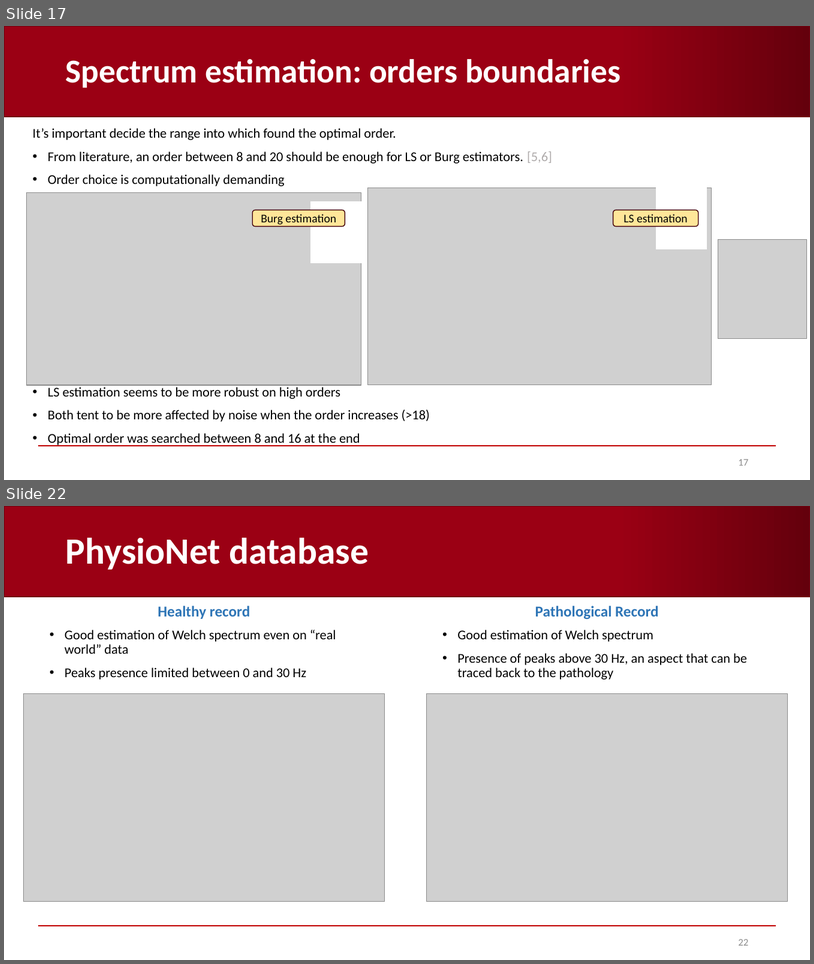
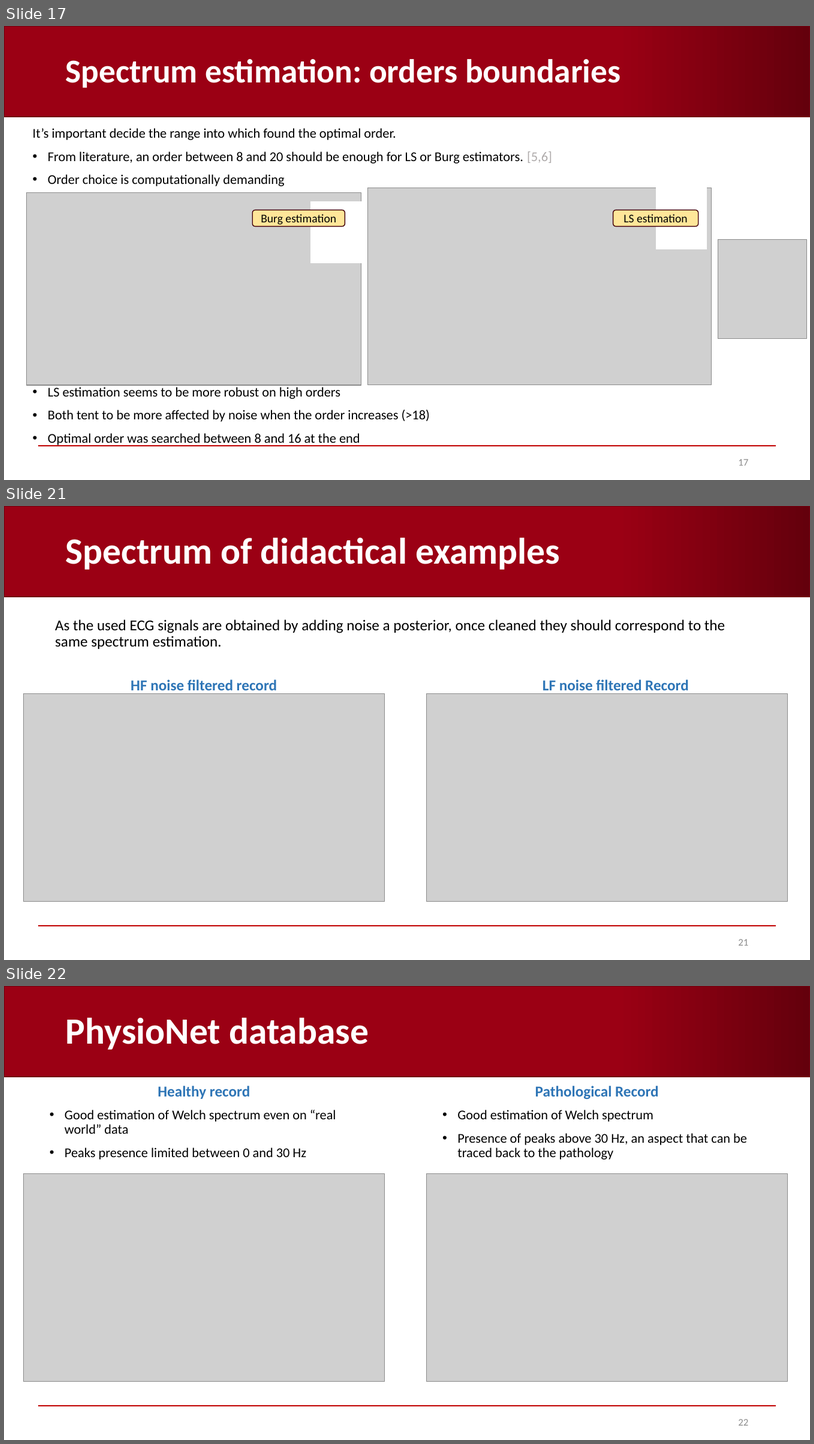
Before and after one commit to AndreaCorrado00/Tesi_magistrale_Corrado_Andrea, a slide deck: Documentation/3. in-depth spectrum analysis.pptx. Shown one above the other, each under a label of ours: slides 17 and 22 before the commit, slides 17, 21 and 22 after it; the slides between them are not shown. The pictures are 814x964 and 814x1444 pixels, drawn with LibreOffice and Linux fonts; fonts in the diff are those of the drawing; grey boxes stand for pictures; background and template pictures are left out. Boxes give left, top, right and bottom in pixels: in the first picture for what was removed or moved away, otherwise in the second. Text is boxed around its words. In the diff, an @@ line names an element or a change of style, - is before the commit and + after.

Commit message:
spectrum slides corrected

```diff
--- a/Documentation/3. in-depth spectrum analysis.pptx
+++ b/Documentation/3. in-depth spectrum analysis.pptx
@@ slide 21 added at (4,506,810,960), background #FFFFFF; not listed: 2 template elements that a slide beside it also shows @@
@@ title added at (65,537,560,570), 44 pt, text #FFFFFF, bold @@
+Spectrum of didactical examples
@@ text added at (55,619,725,649), 18 pt, text #000000 @@
+As the used ECG signals are obtained by adding noise a posterior, once cleaned they should correspond to the same spectrum estimation.
@@ text added at (131,679,277,694), 18 pt, text #2E75B6, bold @@
+HF noise filtered record
@@ text added at (543,679,689,694), 18 pt, text #2E75B6, bold @@
+LF noise filtered Record
@@ picture added at (23,694,385,901) @@
@@ picture added at (427,694,788,901) @@
@@ page number added at (738,939,749,945), 12 pt, text #8C8C8C @@
+21
```
Also in this commit, not shown: 7 slides changed, 4 other slides added, 5 slides removed, 2 other files.
